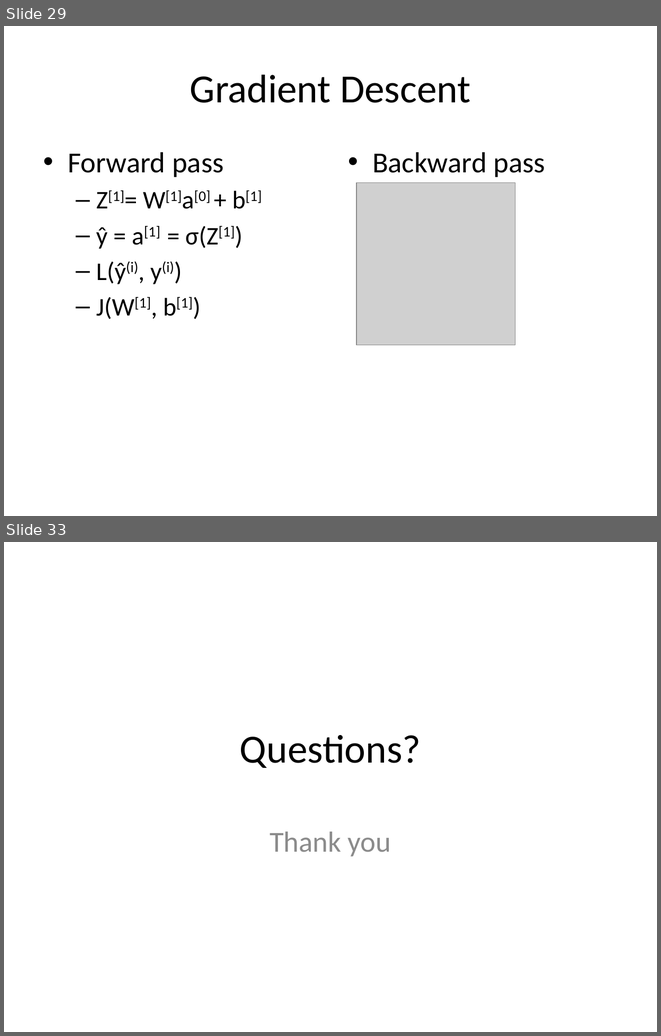
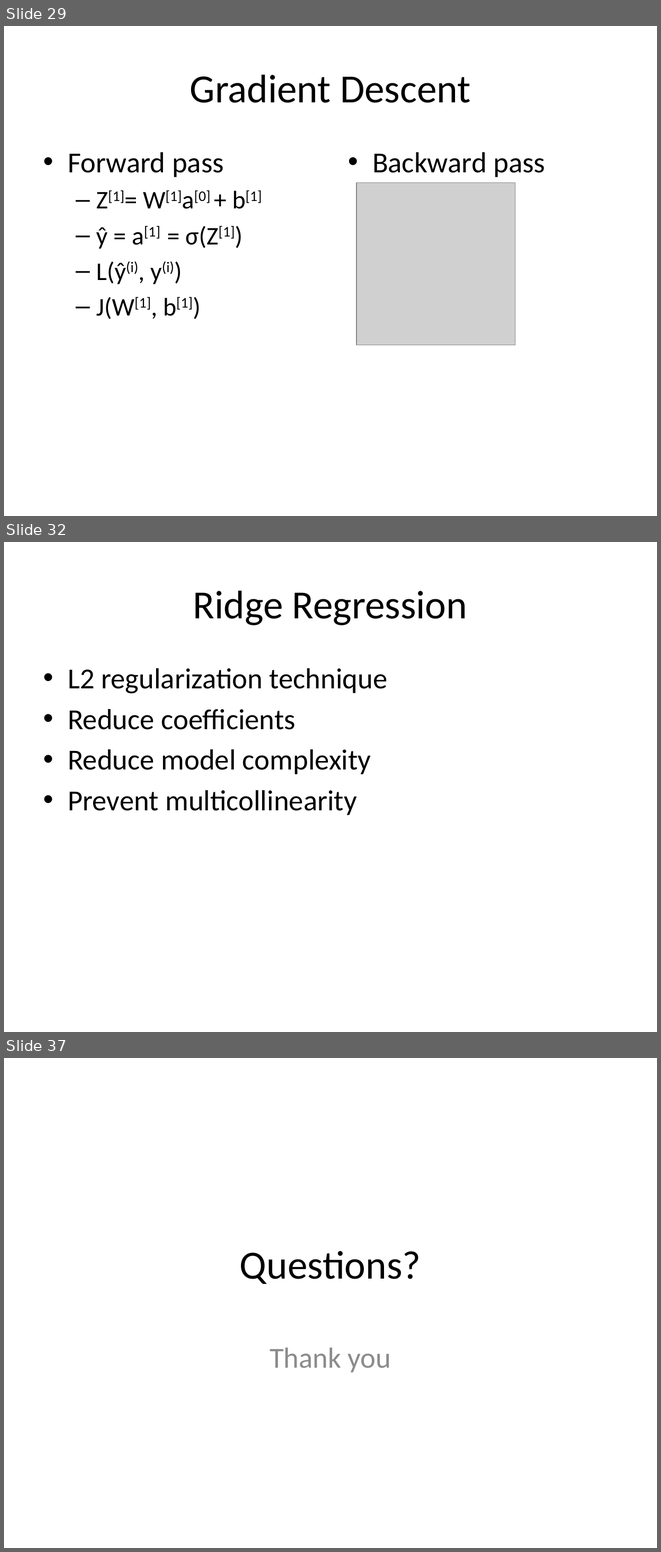
Before and after one commit to look4pritam/ArtificialIntelligence, a slide deck: MachineLearning/LogisticRegression/LogisticRegression.pptx. Shown one above the other, each under a label of ours: slides 29 and 33 before the commit, slides 29, 32 and 37 after it; the slides between them are not shown. The pictures are 661x1036 and 661x1552 pixels, drawn with LibreOffice and Linux fonts; fonts in the diff are those of the drawing; grey boxes stand for pictures. Boxes give left, top, right and bottom in pixels: in the first picture for what was removed or moved away, otherwise in the second. Text is boxed around its words. In the diff, an @@ line names an element or a change of style, - is before the commit and + after.

```diff
--- a/MachineLearning/LogisticRegression/LogisticRegression.pptx
+++ b/MachineLearning/LogisticRegression/LogisticRegression.pptx
@@ slide 32 added at [4, 542, 657, 1032], background #FFFFFF @@
@@ title added at [193, 590, 467, 625], 44 pt, text #000000 @@
+Ridge Regression
@@ text added at [68, 668, 388, 815], 32 pt, text #000000 @@
+• L2 regularization technique
+• Reduce coefficients
+• Reduce model complexity
+• Prevent multicollinearity
@@ what was slide 33 is now slide 37 @@
```
Also in this commit, not shown: 1 slide changed, 5 other slides added, 2 slides removed.
